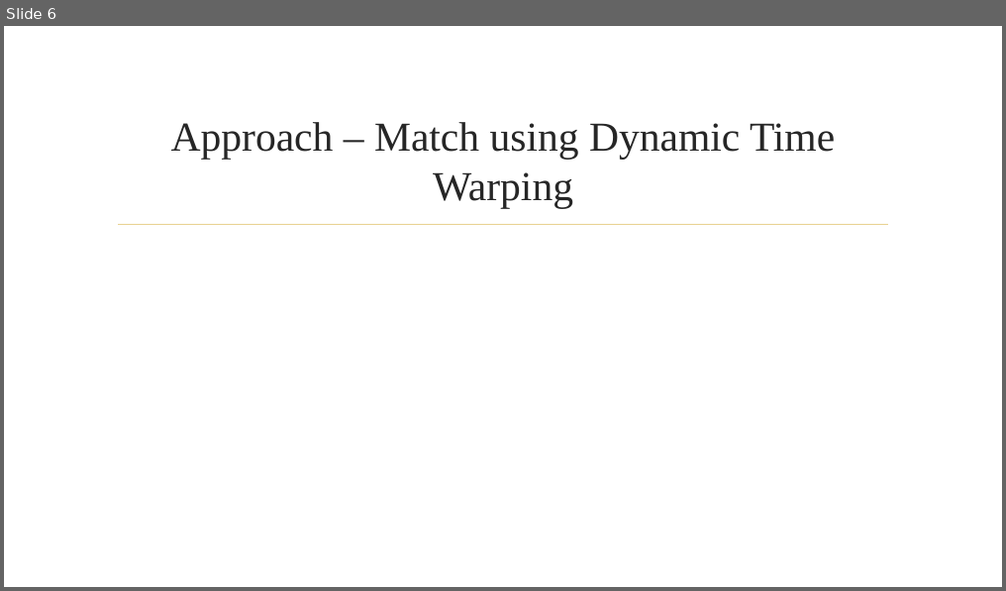
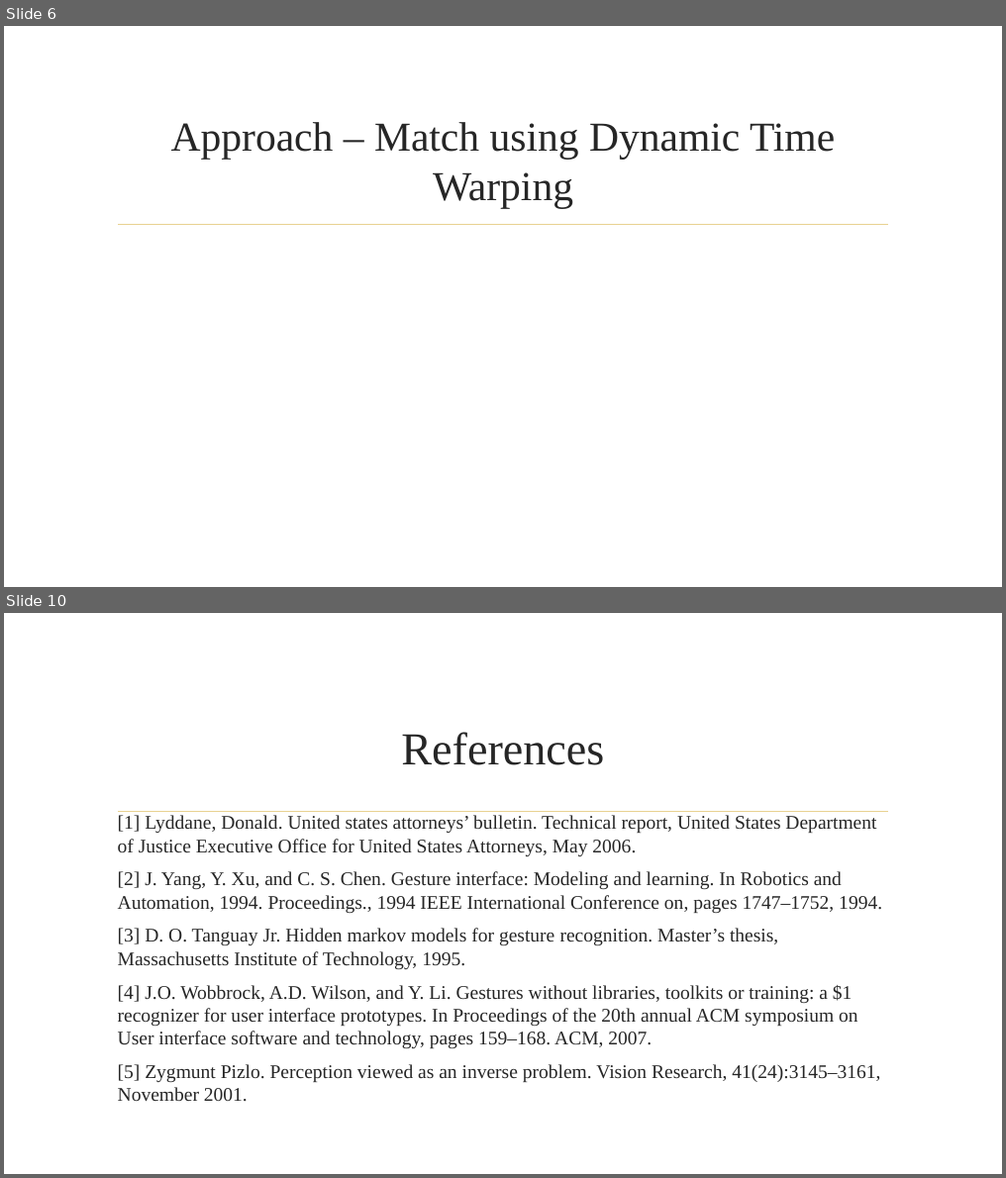
Before and after one commit to arv100kri/AI-Project-2, a slide deck: Final Presentation/Recognition of Unistroke Gesture Sequences.pptx. Shown one above the other, each under a label of ours: slide 6 before the commit, slides 6 and 10 after it; the slides between them are not shown. The pictures are 1006x591 and 1006x1178 pixels, drawn with LibreOffice and Linux fonts; fonts in the diff are those of the drawing; grey boxes stand for pictures; background and template pictures are left out. Boxes give left, top, right and bottom in pixels: in the first picture for what was removed or moved away, otherwise in the second. Text is boxed around its words. In the diff, an @@ line names an element or a change of style, - is before the commit and + after.

```diff
--- a/Final Presentation/Recognition of Unistroke Gesture Sequences.pptx
+++ b/Final Presentation/Recognition of Unistroke Gesture Sequences.pptx
@@ slide 10 added at (4,613,1002,1174), background picture (left out); not listed: 1 template element that a slide beside it also shows @@
@@ title added at (401,732,604,765), 44 pt, text #262626 @@
+References
@@ text added at (118,815,882,1101), 18.6 pt, text #262626 @@
+[1] Lyddane, Donald. United states attorneys’ bulletin. Technical report, United States Department of Justice Executive Office for United States Attorneys, May 2006.
+[2] J. Yang, Y. Xu, and C. S. Chen. Gesture interface: Modeling and learning. In Robotics and Automation, 1994. Proceedings., 1994 IEEE International Conference on, pages 1747–1752, 1994.
+[3] D. O. Tanguay Jr. Hidden markov models for gesture recognition. Master’s thesis, Massachusetts Institute of Technology, 1995.
+[4] J.O. Wobbrock, A.D. Wilson, and Y. Li. Gestures without libraries, toolkits or training: a $1 recognizer for user interface prototypes. In Proceedings of the 20th annual ACM symposium on User interface software and technology, pages 159–168. ACM, 2007.
+[5] Zygmunt Pizlo. Perception viewed as an inverse problem. Vision Research, 41(24):3145–3161, November 2001.
```
Also in this commit, not shown: 6 slides changed, 31 other files.
